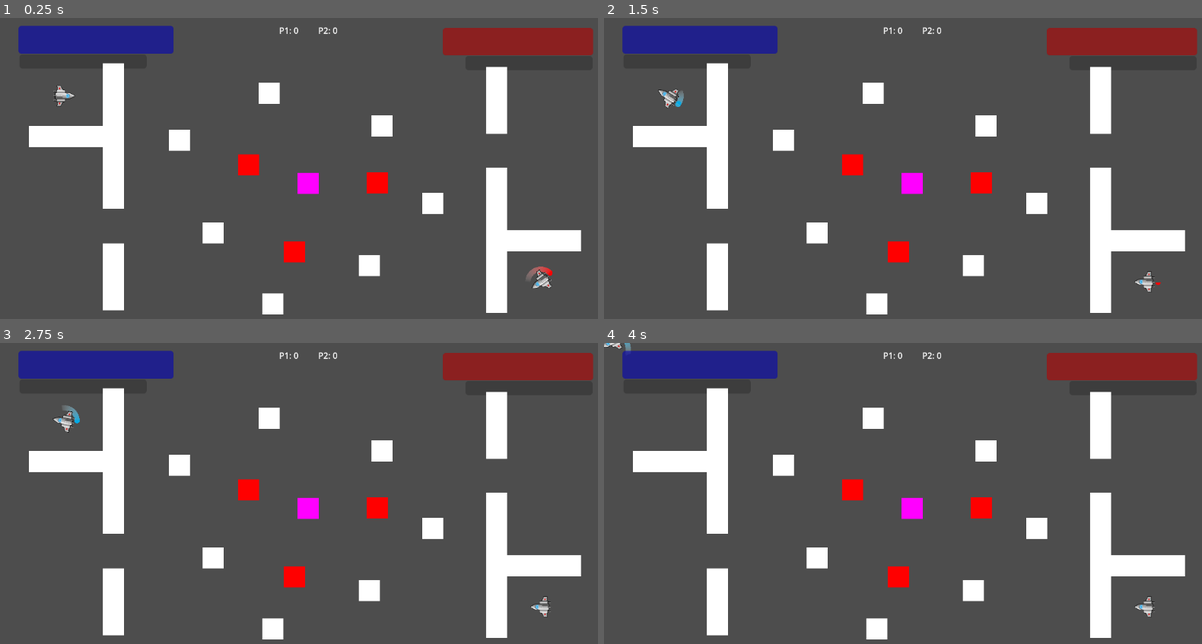
Above: before the commit, frames 1-4 (two rows, left to right).
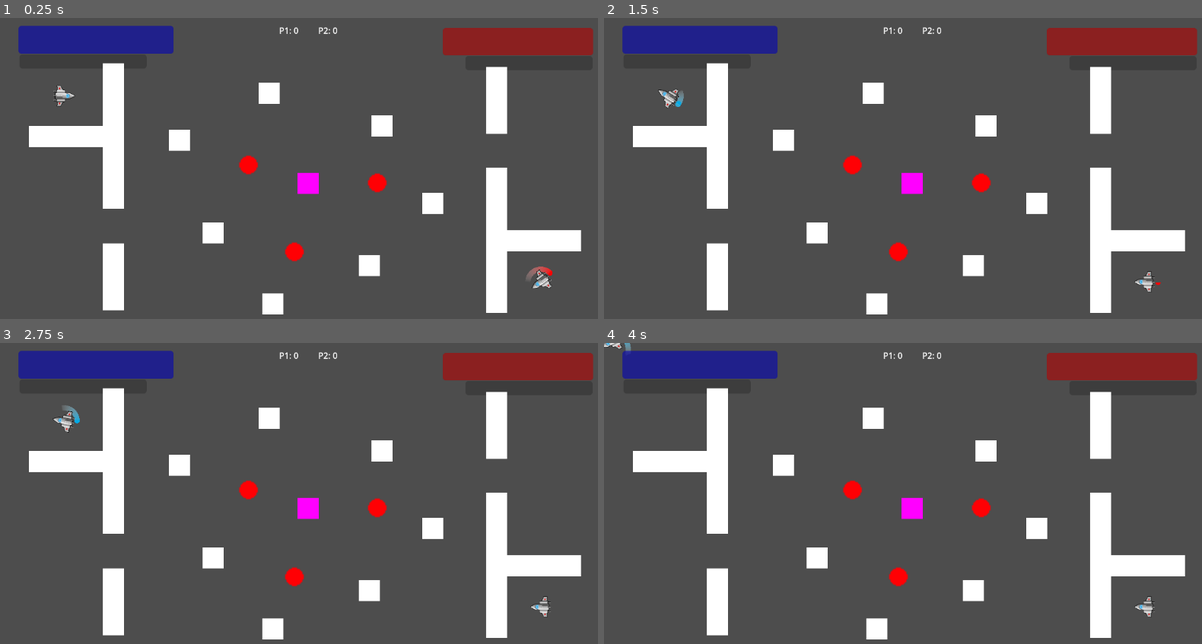
Above: after the commit, the same moments.

Repository: GreatSandwiches/Orbital-Obliteration
Game: Godot game, scene res://Scenes/level.tscn
The game is run twice, just before and just after one commit, with the same random seed, the same clock (stepped at 60 frames per second) and the same inputs.
Inputs:
- Up to frame 1 (0.25 s): no input
- Up to frame 2 (1.5 s): hold Right (ui_right) 0.53-1.28 s; hold Left (ui_left) from 1.28 s (still down)
- Up to frame 3 (2.75 s): release Left (ui_left) at 2.03 s; hold Right (ui_right) from 2.03 s (still down)
- Up to frame 4 (4 s): release Right (ui_right) at 2.78 s; hold Up (ui_up) 2.78-3.53 s; hold Left (ui_left) from 3.53 s (still down)

The runs differ from the first frame. In frame 1, 0.4% of the frame differs, in the area x 39-65%, y 45-82%; in frame 2, 0.4%; in frame 3, 0.4%; in frame 4, 0.4%.

Commit message:
made circular spacemines

Diff:
--- a/Scenes/space_mine.tscn
+++ b/Scenes/space_mine.tscn
@@ -1,22 +1,21 @@
-[gd_scene load_steps=3 format=3 uid="uid://cx3536rcka2kg"]
+[gd_scene load_steps=4 format=3 uid="uid://cx3536rcka2kg"]
 
 [ext_resource type="Script" path="res://Scripts/space_mine.gd" id="1_1tsss"]
+[ext_resource type="Texture2D" uid="uid://b4odlw2huaw8u" path="res://Assets/Spacemine (red circle).png" id="2_ey243"]
 
-[sub_resource type="RectangleShape2D" id="RectangleShape2D_sefsv"]
-size = Vector2(40, 40)
+[sub_resource type="CircleShape2D" id="CircleShape2D_by0rp"]
+radius = 17.0
 
 [node name="Area2D" type="Area2D" groups=["space_mine"]]
 script = ExtResource("1_1tsss")
 
+[node name="Sprite2D" type="Sprite2D" parent="."]
+position = Vector2(1.43051e-06, 1)
+scale = Vector2(2.5, 2.5)
+texture = ExtResource("2_ey243")
+
 [node name="CollisionShape2D" type="CollisionShape2D" parent="."]
 position = Vector2(0, 1)
-shape = SubResource("RectangleShape2D_sefsv")
-
-[node name="ColorRect" type="ColorRect" parent="."]
-offset_left = -20.0
-offset_top = -19.0
-offset_right = 20.0
-offset_bottom = 21.0
-color = Color(1, 0, 0, 1)
+shape = SubResource("CircleShape2D_by0rp")
 
 [connection signal="area_entered" from="." to="." method="_player_collision"]
--- a/Scripts/space_mine.gd
+++ b/Scripts/space_mine.gd
@@ -3,7 +3,7 @@
 func _ready():
 	pass # Replace with function body.
 func _process(delta):
-	pass
+	print(position)
 
 
 func _player_collision(area):
Binary file added: Assets/Spacemine (red circle).png
Not shown, added: Assets/Spacemine (red circle).png.import
Not shown: 1 places in Scenes/player1.tscn that only renumber resources
Not shown: 1 places in Scenes/player2.tscn that only renumber resources
